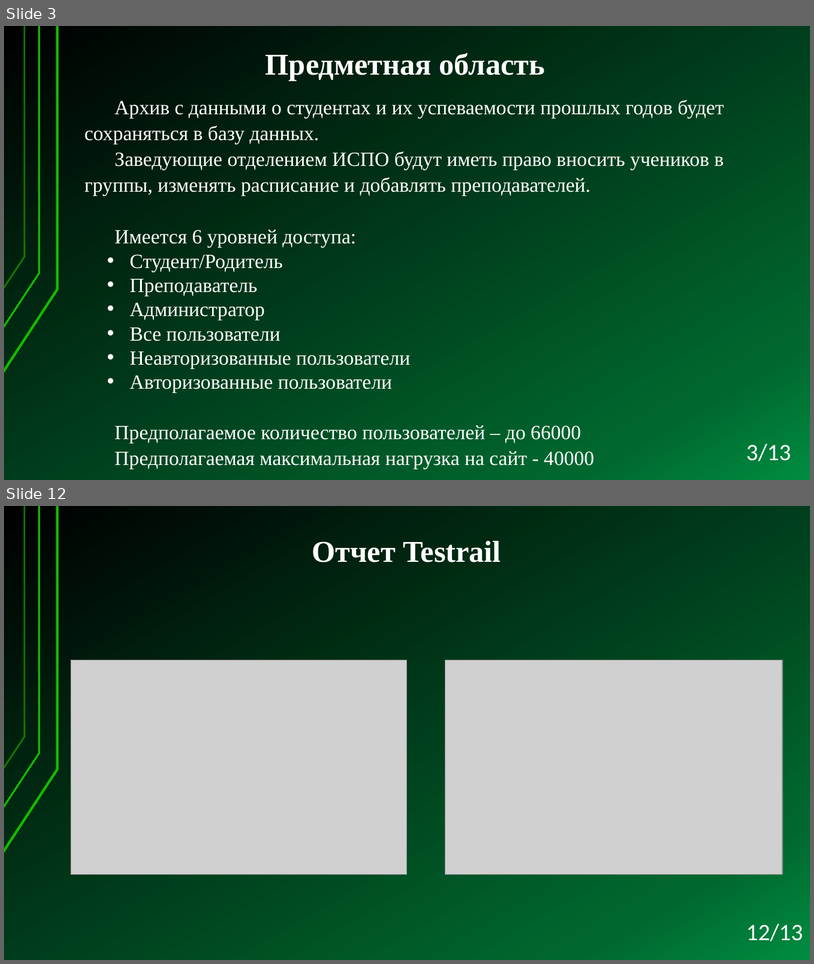
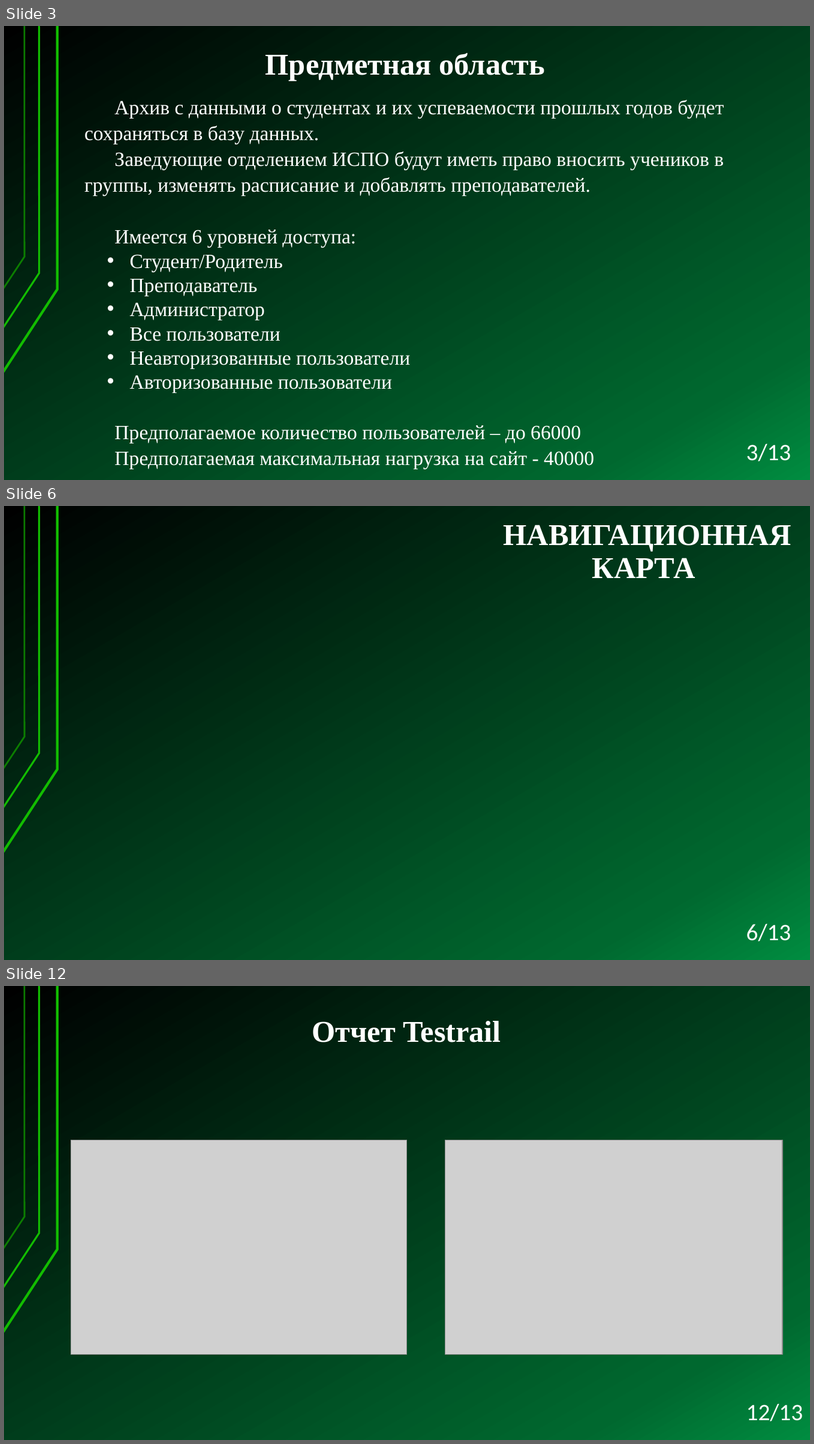
Before and after one commit to Kaz-Ed/PM-04, a slide deck: Documents/Презентация Электронный дневник Политеха.pptx. Shown one above the other, each under a label of ours: slides 3 and 12 before the commit, slides 3, 6 and 12 after it; the slides between them are not shown. The pictures are 814x964 and 814x1444 pixels, drawn with LibreOffice and Linux fonts; fonts in the diff are those of the drawing; grey boxes stand for pictures; background and template pictures are left out. Boxes give left, top, right and bottom in pixels: in the first picture for what was removed or moved away, otherwise in the second. Text is boxed around its words. In the diff, an @@ line names an element or a change of style, - is before the commit and + after.

```diff
--- a/Documents/Презентация Электронный дневник Политеха.pptx
+++ b/Documents/Презентация Электронный дневник Политеха.pptx
@@ slide 6 added at [4,506,810,960], background picture (left out); not listed: 3 template elements that a slide beside it also shows @@
@@ text added at [504,525,792,578], 36 pt, text #FFFFFF, bold @@
+НАВИГАЦИОННАЯ КАРТА
@@ text added at [747,923,792,941], 28 pt, text #FFFFFF @@
+6/13
```
Also in this commit, not shown: 10 slides changed, 1 slide removed, 7 other files.
